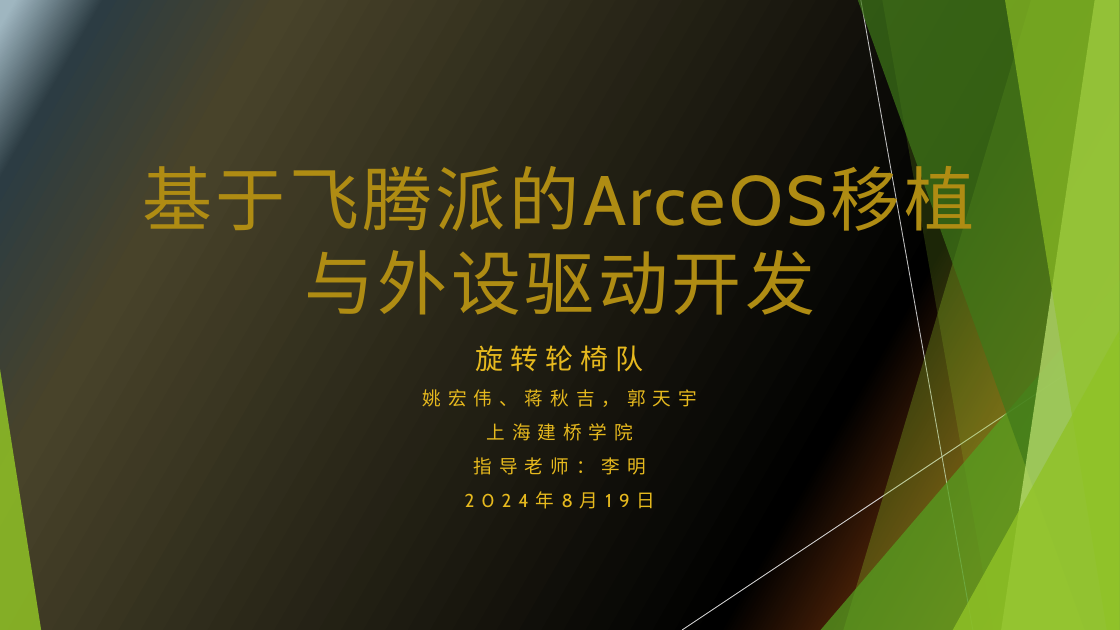
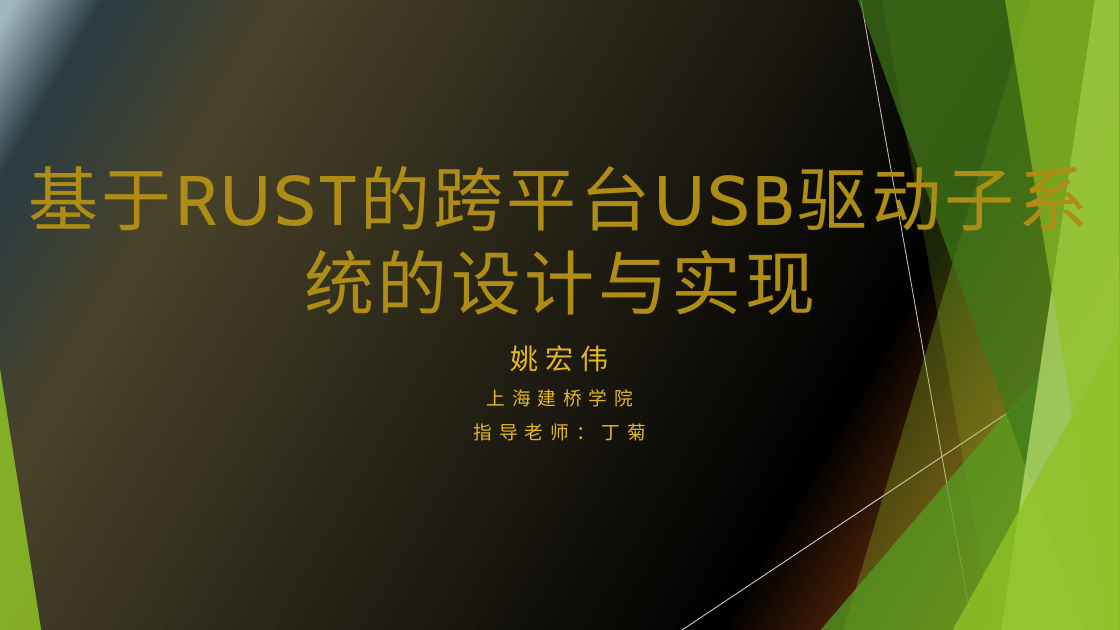
Before and after one commit to dbydd/UUSBDriver, a slide deck: slide 1 of documents/开题答辩.pptx. Drawn at 1120x630 pixels with LibreOffice and Linux fonts; fonts in the diff are those of the drawing; background and template pictures are left out. Boxes give left, top, right and bottom in pixels: in the first picture for what was removed or moved away, otherwise in the second. Text is boxed around its words. In the diff, an @@ line names an element or a change of style, - is before the commit and + after.

Commit message:
修改了开题答辩的PPT

```diff
--- a/documents/开题答辩.pptx
+++ b/documents/开题答辩.pptx
@@ title at bbox=[28, 154, 1088, 242]: text changed @@
-基于飞腾派的ArceOS移植
-与外设驱动开发
+基于RUST的跨平台USB驱动子系统的设计与实现
@@ subtitle at bbox=[511, 345, 609, 372]: text changed; size 16 to 24 pt @@
-旋转轮椅队
-姚宏伟、蒋秋吉，郭天宇
+姚宏伟
@@ subtitle at bbox=[474, 423, 646, 441]: text changed @@
-指导老师：李明
-2024年8月19日
+指导老师：丁菊
```
